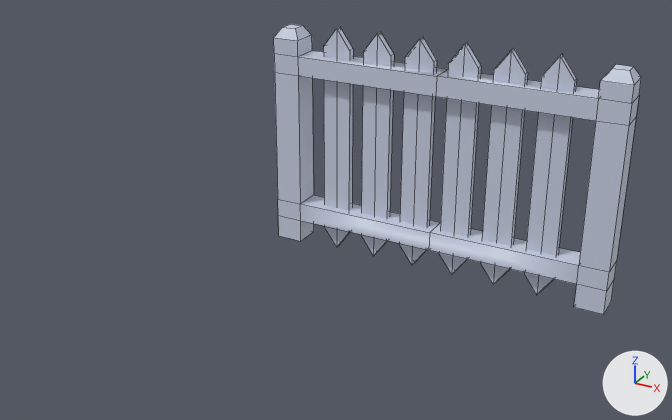
The FBX model void Start()/Assets/FBX/Light/IsometricTile_Light_Obstacle_1.fbx, before and after one commit.
One viewpoint serves both versions: a 50 mm lens placed at (0.872, -1.723, 0.863), pointed at (-0.054, -0.04, 0.022). The axes (+X, +Y, +Z) are drawn at lower right. The lights are the same throughout. Mesh edges are drawn as thin lines.

The scene before the commit, as lines of its bpy script (objects in view):
```python
me_cube_009 = bpy.data.meshes.new('Cube.009')
me_cube_009.from_pydata(...)  # 136 vertices, 126 faces; spans x -0.478..0.478, y 0.382..0.458, z -0.32..0.318
me_cube_009.materials.append(mat_fence)  # light grey #c8d0e3
ob_cube_042 = bpy.data.objects.new('Cube.042', me_cube_009)
ob_cube_042.location = (0.0, 0.0, 0.0)
```
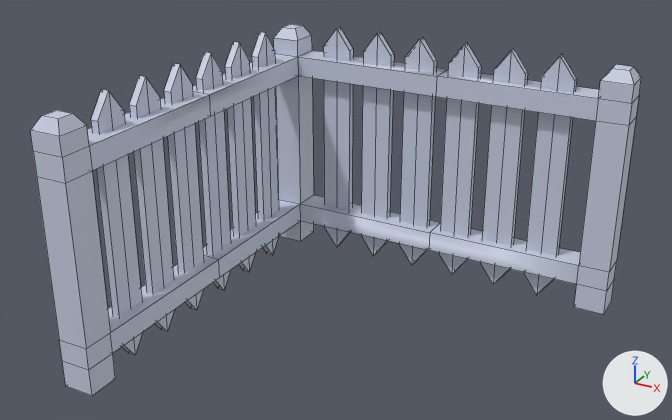
The newer file is also turned or shifted as a whole; pictures and numbers use the older file's frame.

Edits to the bpy script that builds the scene:
```text
Change me_cube_009:
    used by ob_cube_042; location = (0.0, 0.0, 0.0)
    remove me_cube_009.from_pydata(...)  # 136 vertices, 126 faces; spans x -0.478..0.478, y 0.382..0.458, z -0.32..0.318
    add me_cube_009.from_pydata(...)  # 244 vertices, 226 faces; spans x -0.478..0.478, y -0.5..0.458, z -0.32..0.318
    me_cube_009 part 1: the loose piece of 12 vertices spanning x -0.339..-0.26, y 0.409..0.429, z -0.32..0.318 is copied, and the copy is turned 90 degrees about the z axis through its middle, then moved by (-0.143, -0.74, 0.0); it spans x -0.452..-0.433, y -0.361..-0.282, z -0.32..0.318
    me_cube_009 part 2: the loose piece of 12 vertices spanning x -0.339..-0.26, y 0.409..0.429, z -0.32..0.318 is copied, and the copy is turned 90 degrees about the z axis through its middle, then moved by (-0.143, -0.621, 0.0); it spans x -0.452..-0.433, y -0.242..-0.162, z -0.32..0.318
    me_cube_009 part 3: the loose piece of 12 vertices spanning x -0.339..-0.26, y 0.409..0.429, z -0.32..0.318 is copied, and the copy is turned 90 degrees about the z axis through its middle, then moved by (-0.143, -0.502, 0.0); it spans x -0.452..-0.433, y -0.123..-0.043, z -0.32..0.318
    me_cube_009 part 4: the loose piece of 12 vertices spanning x -0.339..-0.26, y 0.409..0.429, z -0.32..0.318 is copied, and the copy is turned 90 degrees about the z axis through its middle, then moved by (-0.143, -0.382, 0.0); it spans x -0.452..-0.433, y -0.003..0.076, z -0.32..0.318
    me_cube_009 part 5: the loose piece of 12 vertices spanning x -0.339..-0.26, y 0.409..0.429, z -0.32..0.318 is copied, and the copy is turned 90 degrees about the z axis through its middle, then moved by (-0.143, -0.263, 0.0); it spans x -0.452..-0.433, y 0.116..0.196, z -0.32..0.318
    me_cube_009 part 6: the loose piece of 12 vertices spanning x -0.339..-0.26, y 0.409..0.429, z -0.32..0.318 is copied, and the copy is turned 90 degrees about the z axis through its middle, then moved by (-0.143, -0.144, 0.0); it spans x -0.452..-0.433, y 0.235..0.315, z -0.32..0.318
    me_cube_009 part 7
    2 faces are deleted
    20 vertices are added at x -0.478..-0.402, y -0.5..-0.022, z -0.313..0.305
    8 new vertices lie (-0.076, 0.0, 0.0) away from vertices in x -0.402, y -0.425..-0.022, z -0.247..0.236
    8 new vertices lie (0.0, -0.075, 0.0) away from vertices in x -0.478..-0.402, y -0.425, z -0.247..0.236
    42 new faces join them
```

Location of each change, (x1, y1, x2, y2) in pixels of the pictures (672 x 420 px):
'Cube.042', reshaped (66% wider, 28% taller)
    before: (274, 24, 641, 314)
    after: (30, 24, 641, 396)
part 1 of me_cube_009, added
    after: (91, 89, 143, 355)
part 2 of me_cube_009, added
    after: (129, 76, 174, 332)
part 3 of me_cube_009, added
    after: (164, 63, 204, 310)
part 4 of me_cube_009, added
    after: (196, 52, 231, 290)
part 5 of me_cube_009, added
    after: (225, 42, 256, 272)
part 6 of me_cube_009, added
    after: (252, 32, 279, 255)
part 7 of me_cube_009, built on
    before: (274, 53, 301, 221)
    after: (30, 53, 301, 396)
